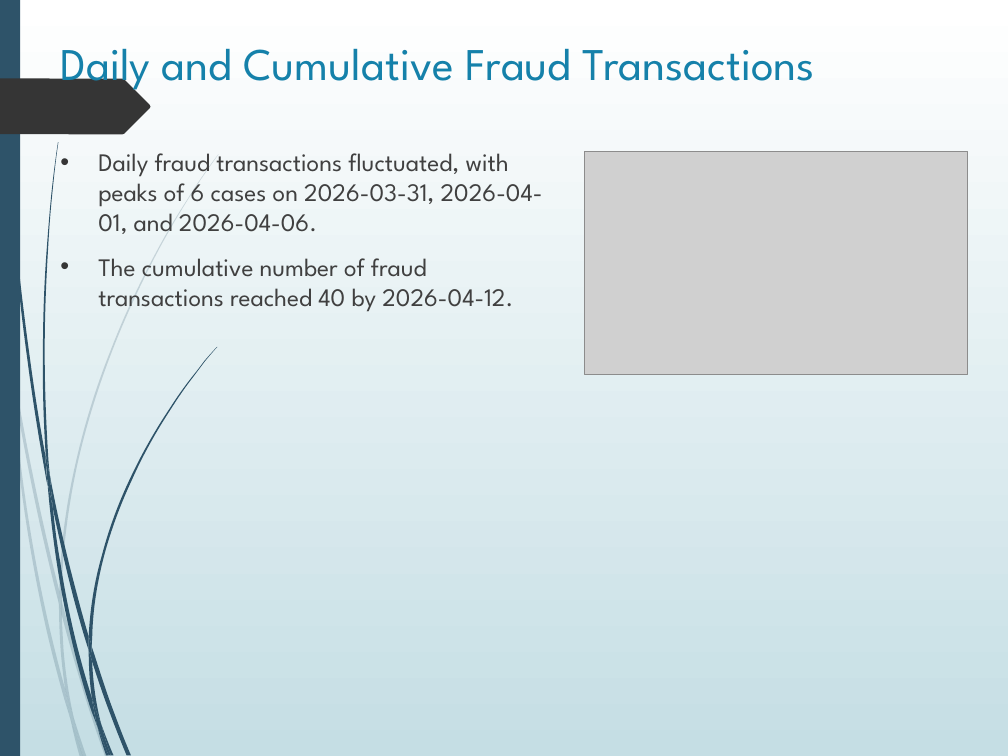
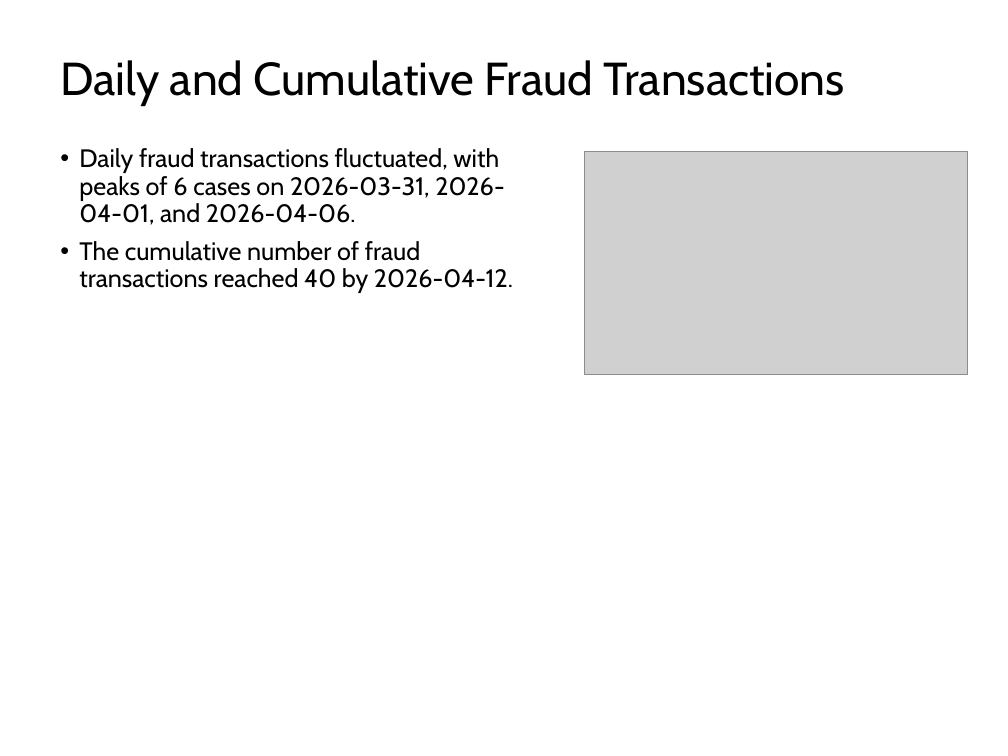
Before and after one commit to evan-gloria/fraud-reasoning-engine, a slide deck: slide 4 of ui/static/templates/theme.pptx. Drawn at 1008x756 pixels with LibreOffice and Linux fonts; fonts in the diff are those of the drawing; grey boxes stand for pictures. Boxes give left, top, right and bottom in pixels: in the first picture for what was removed or moved away, otherwise in the second. Text is boxed around its words. In the diff, an @@ line names an element or a change of style, - is before the commit and + after.

```diff
--- a/ui/static/templates/theme.pptx
+++ b/ui/static/templates/theme.pptx
@@ background gradient #FFFFFF to #C5DEE5 to #FFFFFF @@
@@ rectangle removed at [0, 0, 20, 756] @@
@@ title "Daily and Cumulative Fraud Transactions" at [60, 60, 845, 106]: size 32.4 to 33 pt, font League Spartan to Cabin, text colour #1581AA to #000000; line spacing 1 to 0.9; vertical alignment top to middle @@
@@ freeform shape removed at [0, 79, 150, 135] @@
@@ text "Daily fraud transactions fluctuated, with ..." at [79, 148, 513, 293]: font League Spartan to Cabin, text colour #404040 to #000000; indent changed; line spacing 1 to 0.9; less space between paragraphs @@
@@ group removed at [0, 154, 219, 756]: 10 freeform shapes @@
@@ group removed at [2, 0, 218, 756]: 12 freeform shapes @@
```
Also in this commit, not shown: 4 other slides changed, 6 other files.
